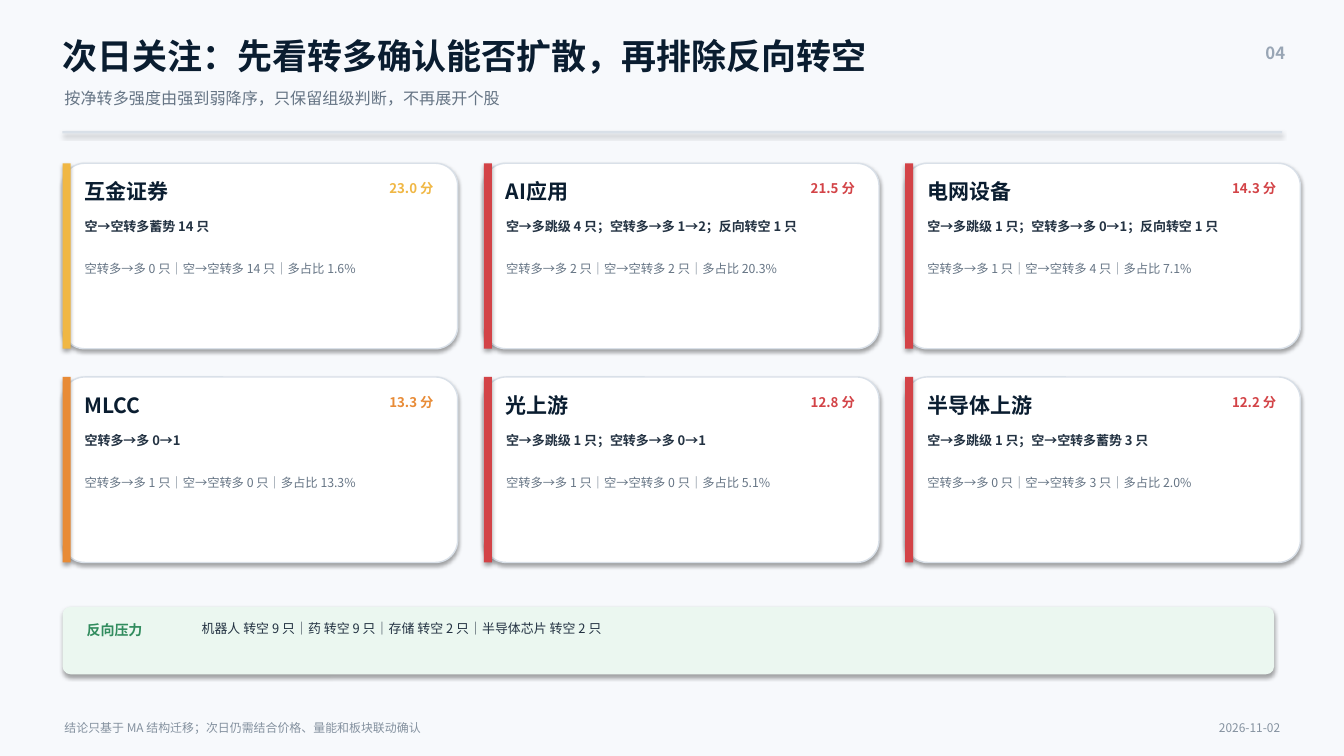
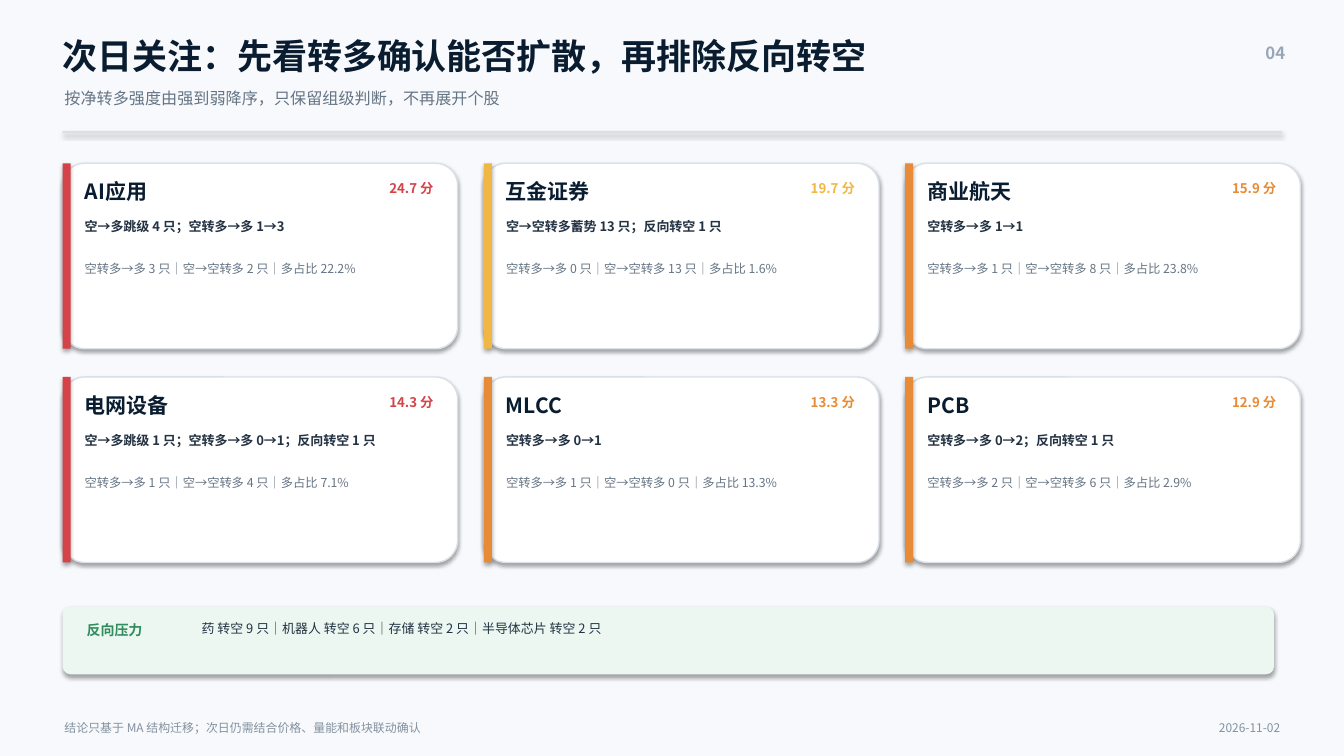
Before and after one commit to nancybhc/a-share-blast-lab, a slide deck: slide 4 of assets/多空阶段简报_2026-11-02.pptx. Drawn at 1344x756 pixels with LibreOffice and Linux fonts; fonts in the diff are those of the drawing. Boxes give left, top, right and bottom in pixels: in the first picture for what was removed or moved away, otherwise in the second. Text is boxed around its words. In the diff, an @@ line names an element or a change of style, - is before the commit and + after.

```diff
--- a/assets/多空阶段简报_2026-11-02.pptx
+++ b/assets/多空阶段简报_2026-11-02.pptx
@@ rectangle at (63,163,71,349): fill #F0B744 to #D34347 @@
@@ rectangle at (484,163,492,349): fill #D34347 to #F0B744 @@
@@ text at (85,181,147,201): text changed @@
-互金证券
+AI应用
@@ text at (389,182,433,194): text changed; text colour #F0B744 to #D34347 @@
-23.0 分
+24.7 分
@@ text at (506,181,590,201): text changed @@
-AI应用
+互金证券
@@ text at (811,182,855,194): text changed; text colour #D34347 to #F0B744 @@
-21.5 分
+19.7 分
@@ text at (927,181,1011,201): text changed @@
-电网设备
+商业航天
@@ text at (1232,182,1276,194): text changed; text colour #D34347 to #E88B36 @@
-14.3 分
+15.9 分
@@ text at (85,220,284,233): text changed @@
-空→空转多蓄势 14 只
+空→多跳级 4 只；空转多→多 1→3
@@ text at (506,220,722,233): text changed @@
-空→多跳级 4 只；空转多→多 1→2；反向转空 1 只
+空→空转多蓄势 13 只；反向转空 1 只
@@ text at (927,220,1023,232): text changed @@
-空→多跳级 1 只；空转多→多 0→1；反向转空 1 只
+空转多→多 1→1
@@ text at (85,262,356,274): text changed @@
-空转多→多 0 只｜空→空转多 14 只｜多占比 1.6%
+空转多→多 3 只｜空→空转多 2 只｜多占比 22.2%
@@ text at (506,262,777,274): text changed @@
-空转多→多 2 只｜空→空转多 2 只｜多占比 20.3%
+空转多→多 0 只｜空→空转多 13 只｜多占比 1.6%
@@ text at (927,262,1198,274): text changed @@
-空转多→多 1 只｜空→空转多 4 只｜多占比 7.1%
+空转多→多 1 只｜空→空转多 8 只｜多占比 23.8%
@@ rectangle at (63,377,71,563): fill #E88B36 to #D34347 @@
@@ fill #D34347 to #E88B36 in 3 elements at (905,163,913,349), (484,377,492,563), (905,377,913,563) @@
@@ text at (85,395,169,415): text changed @@
-MLCC
+电网设备
@@ text at (389,396,433,408): text changed; text colour #E88B36 to #D34347 @@
-13.3 分
+14.3 分
@@ text at (506,397,562,414): text changed @@
-光上游
+MLCC
@@ text at (811,396,855,408): text changed; text colour #D34347 to #E88B36 @@
-12.8 分
+13.3 分
@@ text at (927,397,969,414): text changed @@
-半导体上游
+PCB
@@ text at (1232,396,1276,408): text changed; text colour #D34347 to #E88B36 @@
-12.2 分
+12.9 分
@@ text at (85,434,376,447): text changed @@
-空转多→多 0→1
+空→多跳级 1 只；空转多→多 0→1；反向转空 1 只
@@ text at (506,434,602,446): text changed @@
-空→多跳级 1 只；空转多→多 0→1
+空转多→多 0→1
@@ text at (927,434,1114,447): text changed @@
-空→多跳级 1 只；空→空转多蓄势 3 只
+空转多→多 0→2；反向转空 1 只
@@ text at (85,476,349,488): text changed @@
-空转多→多 1 只｜空→空转多 0 只｜多占比 13.3%
+空转多→多 1 只｜空→空转多 4 只｜多占比 7.1%
@@ text at (506,476,777,488): text changed @@
-空转多→多 1 只｜空→空转多 0 只｜多占比 5.1%
+空转多→多 1 只｜空→空转多 0 只｜多占比 13.3%
@@ text at (927,476,1191,488): text changed @@
-空转多→多 0 只｜空→空转多 3 只｜多占比 2.0%
+空转多→多 2 只｜空→空转多 6 只｜多占比 2.9%
@@ text at (202,622,602,635): text changed @@
-机器人 转空 9 只｜药 转空 9 只｜存储 转空 2 只｜半导体芯片 转空 2 只
+药 转空 9 只｜机器人 转空 6 只｜存储 转空 2 只｜半导体芯片 转空 2 只
```
Also in this commit, not shown: 3 other slides changed, 11 other files.
